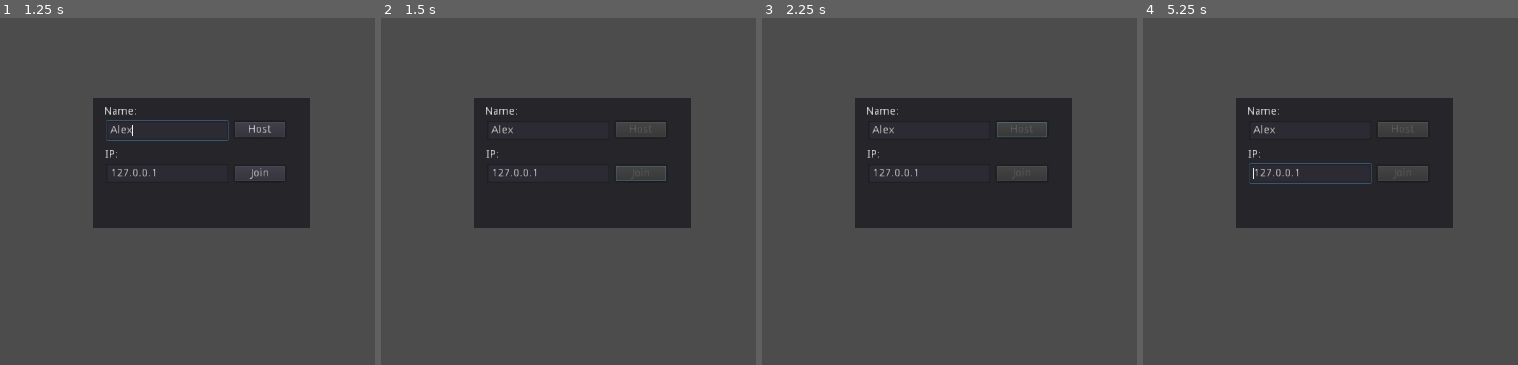
Above: before the commit, frames 1-4 (left to right).
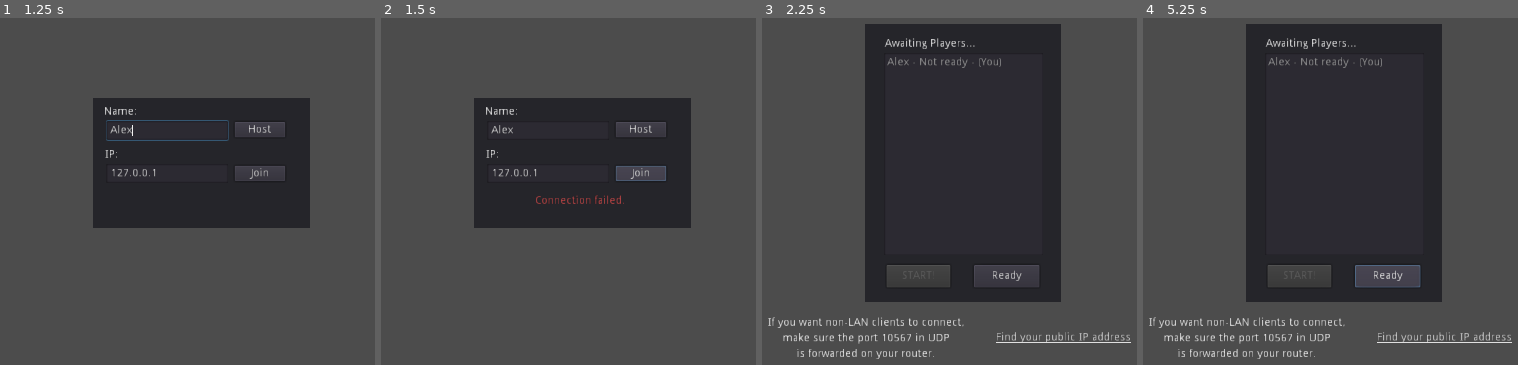
Above: after the commit, the same moments.

Repository: guillaumeVilar/multiplayer-bomber-godot
Game: Godot game, scene res://scenes/lobby.tscn
The game is run twice, just before and just after one commit, with the same random seed, the same clock (stepped at 60 frames per second) and the same inputs.
Inputs (mouse positions are in pixels of both pictures, inside the frame that each line leads up to):
- Up to frame 1 (1.25 s): click (168, 129) at 0.52 s; type "Alex" at 0.6 s
- Up to frame 2 (1.5 s): click "Join" at 1.25 s
- Up to frame 3 (2.25 s): click (1020, 129) at 2 s, where only the run after the commit has a clickable "Host"
- Up to frame 4 (5.25 s): click (1386, 274) at 2.75 s, where only the run after the commit has a clickable "Ready"; click (1386, 274) at 3.5 s, where only the run after the commit has a clickable "Ready"; hold Right (move_right) 4.28-5.03 s; hold Down (move_down) from 5.03 s (still down)

Frame 1 is identical in both runs. In frame 2, 0.3% of the frame differs, in the area x 41-73%, y 30-54%; in frame 3, 24%; in frame 4, 25%, in the area x 1-99%, y 1-99%.

Commit message:
[GCP]: Client connecting to the app behind the cloud run deployment

Diff:
--- a/scripts/gamestate.gd
+++ b/scripts/gamestate.gd
@@ -208,8 +208,10 @@
 func join_game(ip, new_player_name):
 	local_player["name"] = new_player_name
 	client = WebSocketClient.new();
-	# var url = "ws://" + ip + str(DEFAULT_PORT) # You use "ws://" at the beginning of the address for WebSocket connections
-	var url = "ws://" + ip + ":" + str(DEFAULT_PORT)
+	# var url = "wss://" + ip + ":" + str(DEFAULT_PORT)
+	# We are connecting here to the websocket behind the GCP app run deployment
+	# This is done so we have a secure web socket with the security automatically handled by the GCP App run environment.
+	var url = "wss://multiplayer-bomberman-server-hwyxubwqlq-ew.a.run.app:443"
 	var error = client.connect_to_url(url, PoolStringArray(), true);
 	print(error)
 	get_tree().set_network_peer(client);
Not shown, changed: builds/cloudbuild.yaml
Not shown, changed: builds/client-html/index.html
Not shown, changed: builds/client-html/index.pck
